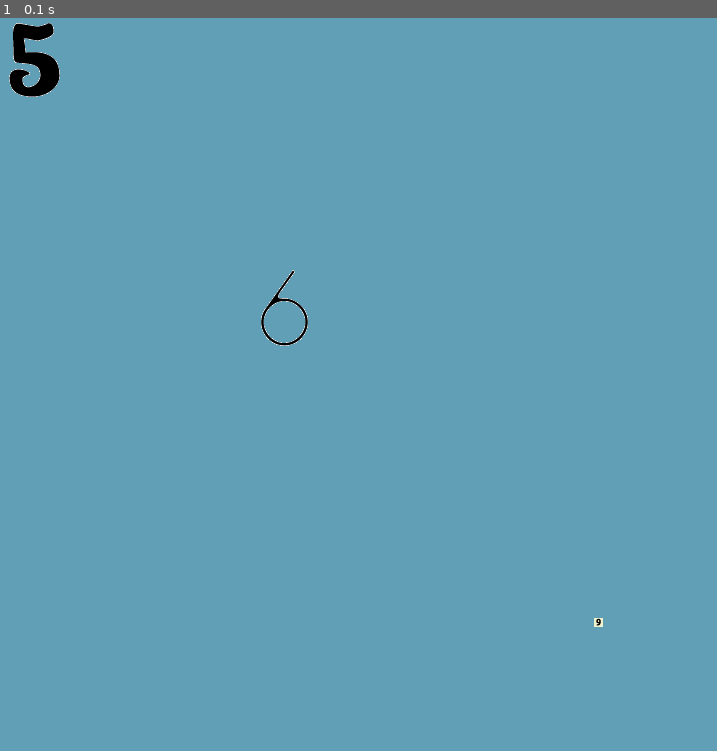
Above: before the commit, frame 1.
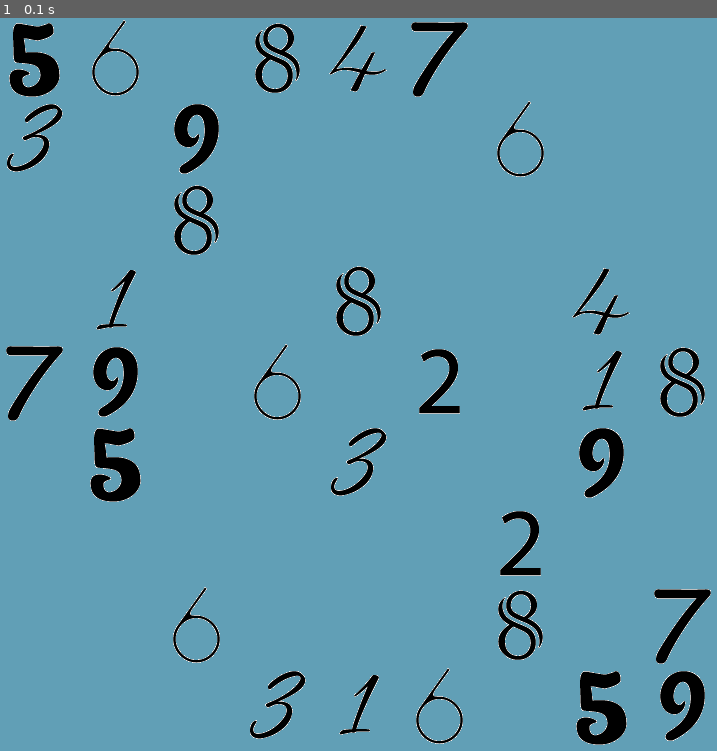
Above: after the commit, the same moment.

Repository: MAOneill/pygame-sudoku
Game: pygame game, started from pygame_soduko.py
Two runs of this game, one before a commit and one after it. Both use one fixed random seed, a clock stepped at 60 frames per second and the inputs below.
Inputs:
- Up to frame 1 (0.1 s): no input

The runs differ from the first frame. In frame 1, 6.6% of the frame differs, in the area x 0-100%, y 0-100%.

Commit message:
displays all known values

Diff:
--- a/pygame_soduko.py
+++ b/pygame_soduko.py
@@ -48,7 +48,7 @@
         self.pencil = {1:False,2:False,3:False,4:False,5:False,6:False,7:False,8:False,9:False}
         self.possibles = {1:0,2:0,3:0,4:0,5:0,6:0,7:0,8:0,9:0}
         #change this to a null image
-        self.image = pygame.image.load("numbers/5_transparent_number.png").convert_alpha()
+        self.image = None
 
 
 
@@ -145,9 +145,8 @@
     image7 = pygame.image.load('numbers/7_background_transparent.png').convert_alpha()
     image8 = pygame.image.load('numbers/8_background_transparent.png').convert_alpha()
     image9 = pygame.image.load('numbers/9_background_transparent.png').convert_alpha()
-    # hero_image = pygame.image.load('numbers/1_background_transparent.png').convert_alpha()
+
     pencil_image1 = pygame.image.load('numbers/1_pencil.png').convert_alpha()
-    # pencil_image = pygame.image.load('numbers/1_pencil.png').convert_alpha()
     pencil_image2 = pygame.image.load('numbers/2_pencil.png').convert_alpha()
     pencil_image3 = pygame.image.load('numbers/3_pencil.png').convert_alpha()
     pencil_image4 = pygame.image.load('numbers/4_pencil.png').convert_alpha()
@@ -184,14 +183,14 @@
 
         for rows in board:
             for cells in rows:
-                if cells['name'] == 'r1c1':
+                if cells['data'].image != None:
                     screen.blit(cells['data'].image, (cells['data'].x_position,cells['data'].y_position))
 
 
 
 
-        screen.blit(image6, (250, 250))
-        screen.blit(pencil_image9, (600,600))
+        # screen.blit(image6, (250, 250))
+        # screen.blit(pencil_image9, (600,600))
 
         pygame.display.update()
 
